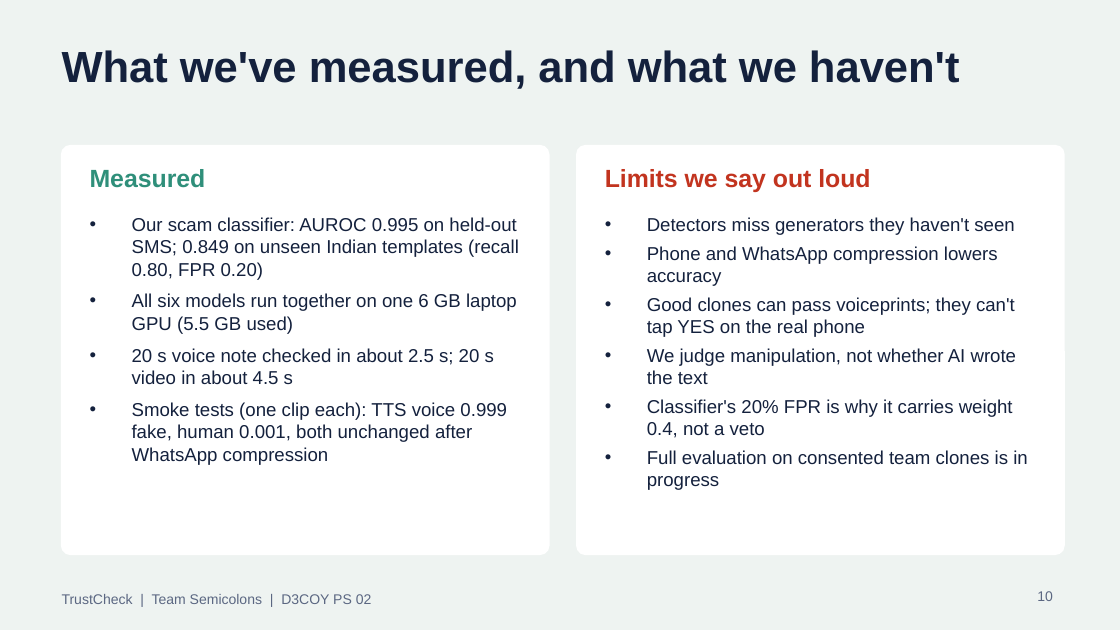
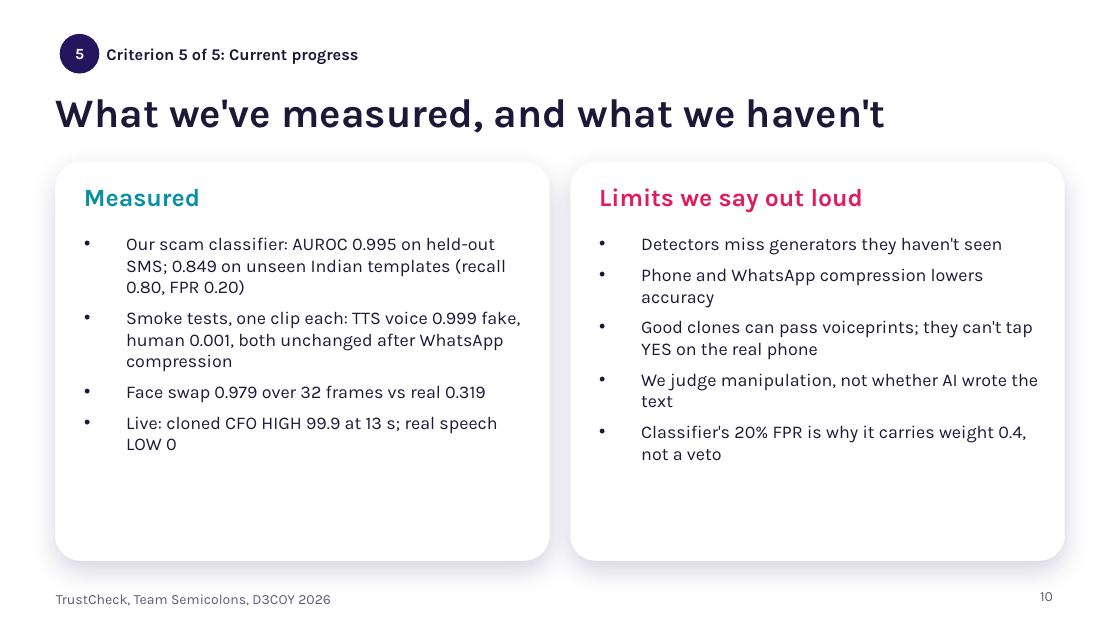
Before and after one commit to D3C0Y-1-0/Semicolons_D3C0Y_DhruvPatel, a slide deck: slide 10 of docs/TrustCheck_pitch.pptx. Drawn at 1120x630 pixels with LibreOffice and Linux fonts; fonts in the diff are those of the drawing; background and template pictures are left out. Boxes give left, top, right and bottom in pixels: in the first picture for what was removed or moved away, otherwise in the second. Text is boxed around its words. In the diff, an @@ line names an element or a change of style, - is before the commit and + after.

```diff
--- a/docs/TrustCheck_pitch.pptx
+++ b/docs/TrustCheck_pitch.pptx
@@ background #EEF3F1 to picture (left out) @@
@@ rounded rectangle added at (x1=56, y1=31, x2=454, y2=76), fill #FFFFFF, outline #FFFFFF 1 pt @@
@@ ellipse added at (x1=60, y1=35, x2=99, y2=73), fill #23165E, outline #23165E 1 pt @@
@@ text added at (x1=75, y1=49, x2=84, y2=60), 10 pt, text #FFFFFF, bold @@
+5
@@ text added at (x1=106, y1=48, x2=359, y2=64), 10.5 pt, text #1C1838, bold @@
+Criterion 5 of 5: Current progress
@@ text "What we've measured, and what ..." moved from (x1=62, y1=50, x2=960, y2=89) to (x1=56, y1=99, x2=886, y2=133) @@
@@ text "What we've measured, and what ..." at (x1=56, y1=99, x2=886, y2=133): size 28 to 26 pt, font Arial to Karla, text colour #14213D to #1C1838 @@
@@ rounded rectangle resized from (x1=62, y1=146, x2=549, y2=554) to (x1=56, y1=162, x2=549, y2=560) @@
@@ rounded rectangle at (x1=56, y1=162, x2=549, y2=560): shadow on; proportions changed @@
@@ rounded rectangle at (x1=571, y1=162, x2=1064, y2=560): shadow on; proportions changed @@
@@ rounded rectangle resized from (x1=577, y1=146, x2=1064, y2=554) to (x1=571, y1=162, x2=1064, y2=560) @@
@@ text "Measured" moved from (x1=90, y1=169, x2=206, y2=188) to (x1=84, y1=189, x2=200, y2=207) @@
@@ text "Measured" at (x1=84, y1=189, x2=200, y2=207): font Arial to Karla, text colour #2F8F7A to #0A8EA3 @@
@@ text "Limits we say out loud" moved from (x1=605, y1=169, x2=870, y2=192) to (x1=599, y1=188, x2=863, y2=212) @@
@@ text "Limits we say out loud" at (x1=599, y1=188, x2=863, y2=212): font Arial to Karla, text colour #C2341F to #E01B5F @@
@@ text "Our scam classifier: AUROC 0.995 ..." moved from (x1=132, y1=217, x2=519, y2=465) to (x1=126, y1=237, x2=520, y2=450) @@
@@ text at (x1=126, y1=237, x2=506, y2=295): size 12 to 11.5 pt, font Arial to Karla, text colour #14213D to #1C1838 in "Our scam classifier: AUROC 0.995 on held-out ..." @@
@@ text "Detectors miss generators they haven't ..." moved from (x1=647, y1=217, x2=1028, y2=490) to (x1=641, y1=237, x2=1038, y2=460) @@
@@ text "Detectors miss generators they haven't ..." at (x1=641, y1=237, x2=1038, y2=460): size 12 to 11.5 pt, font Arial to Karla, text colour #14213D to #1C1838; more space between paragraphs @@
@@ text at (x1=126, y1=311, x2=520, y2=450): text changed; size 12 to 11.5 pt; font Arial to Karla; text colour #14213D to #1C1838 @@
-• All six models run together on one 6 GB laptop GPU (5.5 GB used)
-• 20 s voice note checked in about 2.5 s; 20 s video in about 4.5 s
-• Smoke tests (one clip each): TTS voice 0.999 fake, human 0.001, both unchanged after WhatsApp compression
+• Smoke tests, one clip each: TTS voice 0.999 fake, human 0.001, both unchanged after WhatsApp compression
+• Face swap 0.979 over 32 frames vs real 0.319
+• Live: cloned CFO HIGH 99.9 at 13 s; real speech LOW 0
@@ text at (x1=647, y1=450, x2=1028, y2=490): paragraph removed @@
-• Full evaluation on consented team clones is in progress
@@ text at (x1=56, y1=594, x2=331, y2=606): text changed; font Arial to Karla; text colour #5B6782 to #5F5A78 @@
-TrustCheck | Team Semicolons | D3COY PS 02
+TrustCheck, Team Semicolons, D3COY 2026
@@ page number at (x1=1040, y1=592, x2=1053, y2=601): font Arial to Karla, text colour #5B6782 to #5F5A78 @@
```
Also in this commit, not shown: 8 other slides changed, 2 slides added, 2 slides removed, 1 other file.
